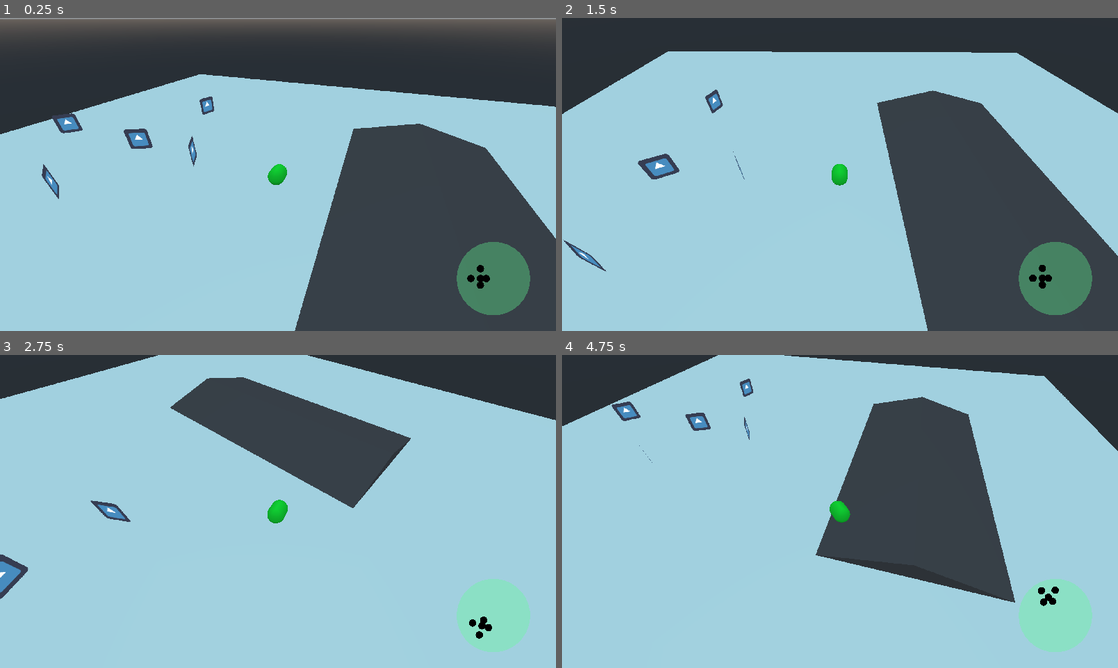
Above: before the commit, frames 1-4 (two rows, left to right).
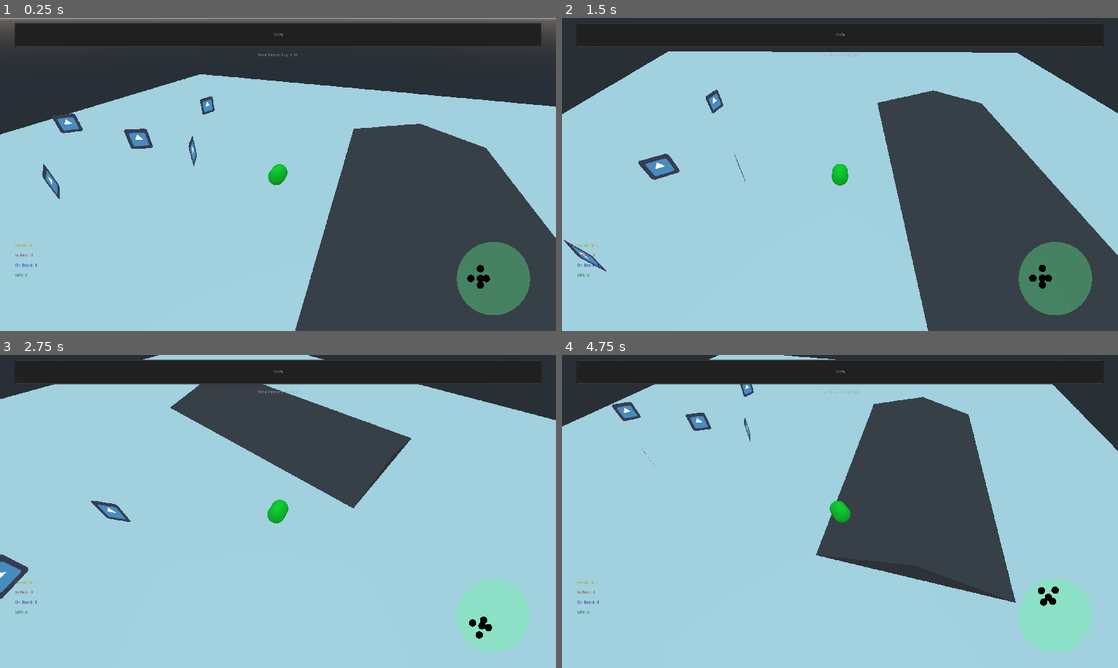
Above: after the commit, the same moments.

Repository: anthonyfinch/ld49
Game: Godot game, scene res://src/levels/Level1.tscn
Same seed, same stepped clock (60 frames per second), same inputs: the game is played once before the commit and once after it. This scene is started directly instead of the project's main scene. The engine's default icon, where the game draws it, is replaced by a stand-in: a white triangle on a blue panel in a dark square.
Inputs:
- Up to frame 1 (0.25 s): no input
- Up to frame 2 (1.5 s): hold D (steer_right) 0.53-1.28 s; hold S (brake) from 1.28 s (still down)
- Up to frame 3 (2.75 s): release S (brake) at 2.03 s; hold D (steer_right) from 2.03 s (still down)
- Up to frame 4 (4.75 s): release D (steer_right) at 2.78 s; hold W (accelerate) 2.78-3.53 s; hold A (steer_left) from 3.53 s (still down)

The runs differ from the first frame. In frame 1, 7.1% of the frame differs, in the area x 0-100%, y 1-100%; in frame 2, 0.7%; in frame 3, 4.4%; in frame 4, 4.8%.

Commit message:
adds gui layout for health, time, people counts

Diff:
--- a/src/levels/Level1.tscn
+++ b/src/levels/Level1.tscn
@@ -37,8 +37,7 @@
 [node name="CenterContainer" type="CenterContainer" parent="."]
 anchor_right = 1.0
 anchor_bottom = 1.0
-margin_left = -1.0
-margin_right = -0.999878
+margin_right = 0.00012207
 __meta__ = {
 "_edit_use_anchors_": false
 }
@@ -126,4 +125,102 @@
 bg_color = Color( 0.376471, 1, 0.588235, 0.34902 )
 scale = 2.0
 
+[node name="TopUI" type="VBoxContainer" parent="."]
+anchor_right = 1.0
+margin_bottom = 135.0
+__meta__ = {
+"_edit_use_anchors_": false
+}
+
+[node name="MarginContainer" type="MarginContainer" parent="TopUI"]
+margin_right = 1920.0
+margin_bottom = 117.0
+size_flags_horizontal = 3
+size_flags_vertical = 3
+custom_constants/margin_right = 50
+custom_constants/margin_top = 15
+custom_constants/margin_left = 50
+custom_constants/margin_bottom = 15
+__meta__ = {
+"_edit_use_anchors_": false
+}
+
+[node name="ProgressBar" type="ProgressBar" parent="TopUI/MarginContainer"]
+margin_left = 50.0
+margin_top = 15.0
+margin_right = 1870.0
+margin_bottom = 102.0
+size_flags_horizontal = 3
+size_flags_vertical = 3
+value = 100.0
+
+[node name="TimerContainer" type="CenterContainer" parent="TopUI"]
+margin_top = 121.0
+margin_right = 1920.0
+margin_bottom = 135.0
+
+[node name="Label" type="Label" parent="TopUI/TimerContainer"]
+margin_left = 890.0
+margin_right = 1029.0
+margin_bottom = 14.0
+text = "Time Remaining: 5:00"
+
+[node name="PeopleCounts" type="VBoxContainer" parent="."]
+anchor_top = 1.0
+anchor_bottom = 1.0
+margin_left = 52.0
+margin_top = -301.0
+margin_right = 286.0
+margin_bottom = -38.0
+__meta__ = {
+"_edit_use_anchors_": false
+}
+
+[node name="Stranded" type="RichTextLabel" parent="PeopleCounts"]
+margin_right = 234.0
+margin_bottom = 30.0
+size_flags_horizontal = 3
+bbcode_enabled = true
+bbcode_text = "[color=yellow]Stranded: 3
+"
+text = "Stranded: 3
+"
+fit_content_height = true
+
+[node name="InPeril" type="RichTextLabel" parent="PeopleCounts"]
+margin_top = 34.0
+margin_right = 234.0
+margin_bottom = 64.0
+size_flags_horizontal = 3
+bbcode_enabled = true
+bbcode_text = "[color=red]In Peril: 3
+"
+text = "In Peril: 3
+"
+fit_content_height = true
+
+[node name="OnBoard" type="RichTextLabel" parent="PeopleCounts"]
+margin_top = 68.0
+margin_right = 234.0
+margin_bottom = 98.0
+size_flags_horizontal = 3
+bbcode_enabled = true
+bbcode_text = "[color=blue]On Board: 3
+"
+text = "On Board: 3
+"
+fit_content_height = true
+
+[node name="Safe" type="RichTextLabel" parent="PeopleCounts"]
+margin_top = 102.0
+margin_right = 234.0
+margin_bottom = 132.0
+size_flags_horizontal = 3
+bbcode_enabled = true
+bbcode_text = "[color=green]Safe: 3
+"
+text = "Safe: 3
+"
+fit_content_height = true
+
 [editable path="CenterContainer/TextureRect/Viewport/Level1/SuperVehicle"]
